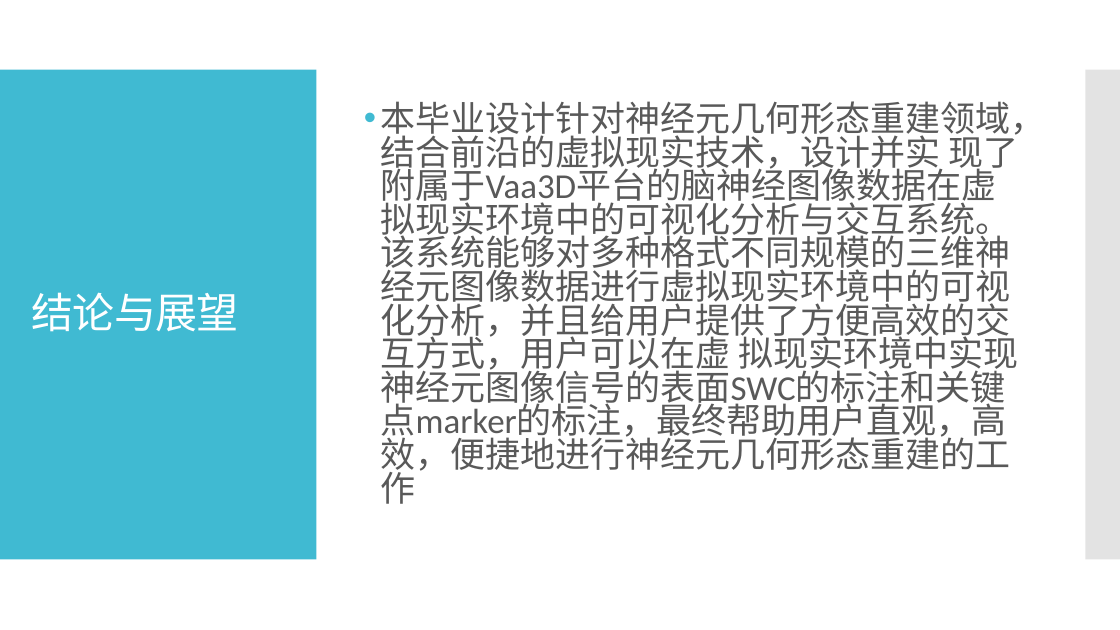
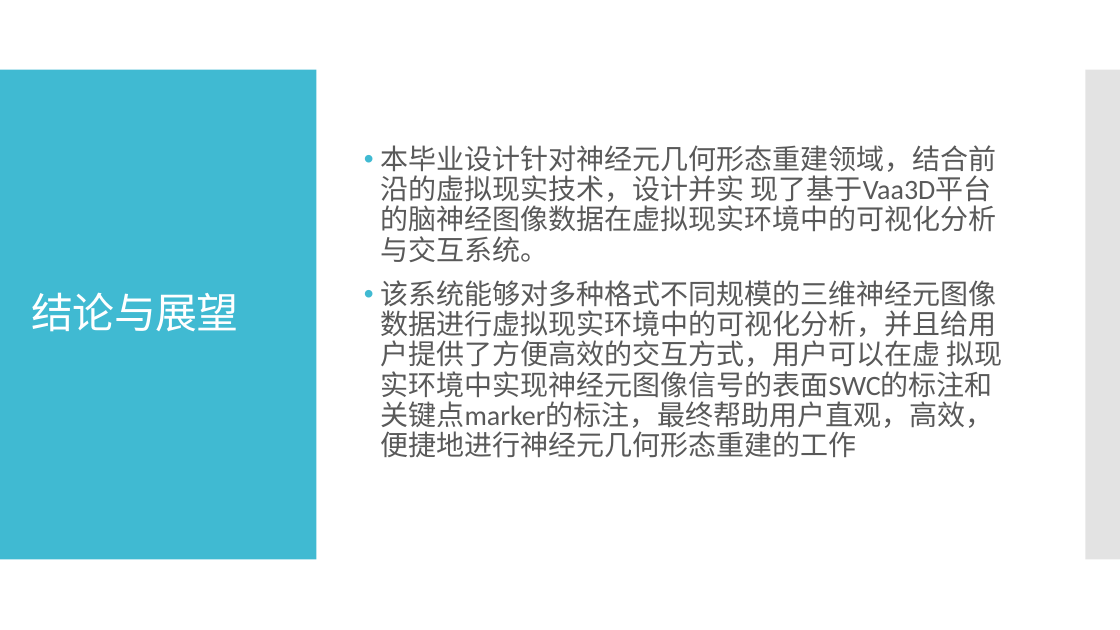
Before and after one commit to binWW/SchoolReport-Private-, a slide deck: slide 32 of 毕业论文/硕士毕业设计答辩.pptx (slide 27 before the commit). Drawn at 1120x630 pixels with LibreOffice and Linux fonts; fonts in the diff are those of the drawing. Boxes give left, top, right and bottom in pixels: in the first picture for what was removed or moved away, otherwise in the second. Text is boxed around its words. In the diff, an @@ line names an element or a change of style, - is before the commit and + after.

```diff
--- a/毕业论文/硕士毕业设计答辩.pptx
+++ b/毕业论文/硕士毕业设计答辩.pptx
@@ text at (381,145,1003,458): text changed; size 30 to 24 pt @@
-• 本毕业设计针对神经元几何形态重建领域，结合前沿的虚拟现实技术，设计并实 现了附属于Vaa3D平台的脑神经图像数据在虚拟现实环境中的可视化分析与交互系统。该系统能够对多种格式不同规模的三维神经元图像数据进行虚拟现实环境中的可视化分析，并且给用户提供了方便高效的交互方式，用户可以在虚 拟现实环境中实现神经元图像信号的表面SWC的标注和关键点marker的标注，最终帮助用户直观，高效，便捷地进行神经元几何形态重建的工作
+• 本毕业设计针对神经元几何形态重建领域，结合前沿的虚拟现实技术，设计并实 现了基于Vaa3D平台的脑神经图像数据在虚拟现实环境中的可视化分析与交互系统。
+• 该系统能够对多种格式不同规模的三维神经元图像数据进行虚拟现实环境中的可视化分析，并且给用户提供了方便高效的交互方式，用户可以在虚 拟现实环境中实现神经元图像信号的表面SWC的标注和关键点marker的标注，最终帮助用户直观，高效，便捷地进行神经元几何形态重建的工作
```
Also in this commit, not shown: 10 other slides changed, 5 slides added, 1 other file.
